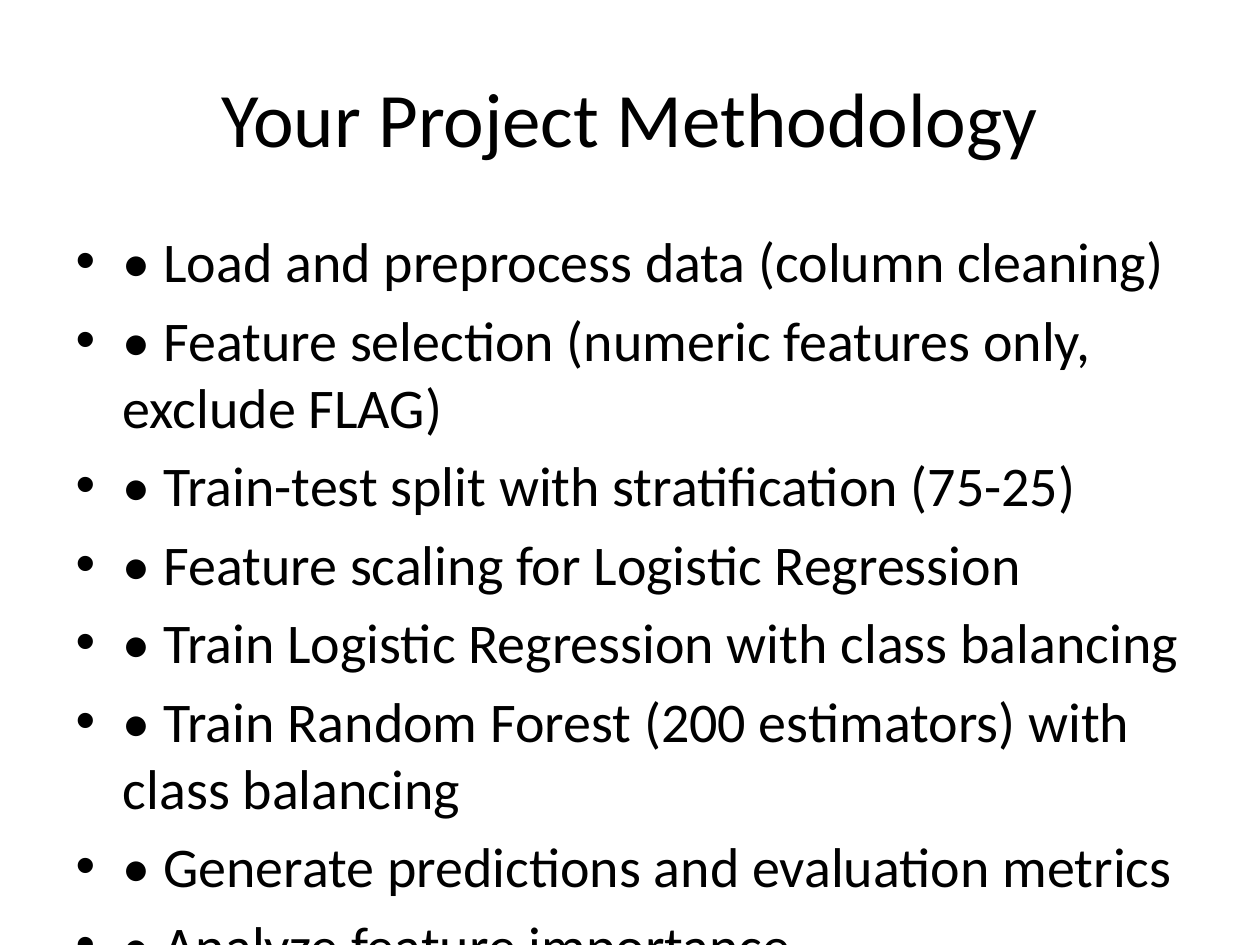
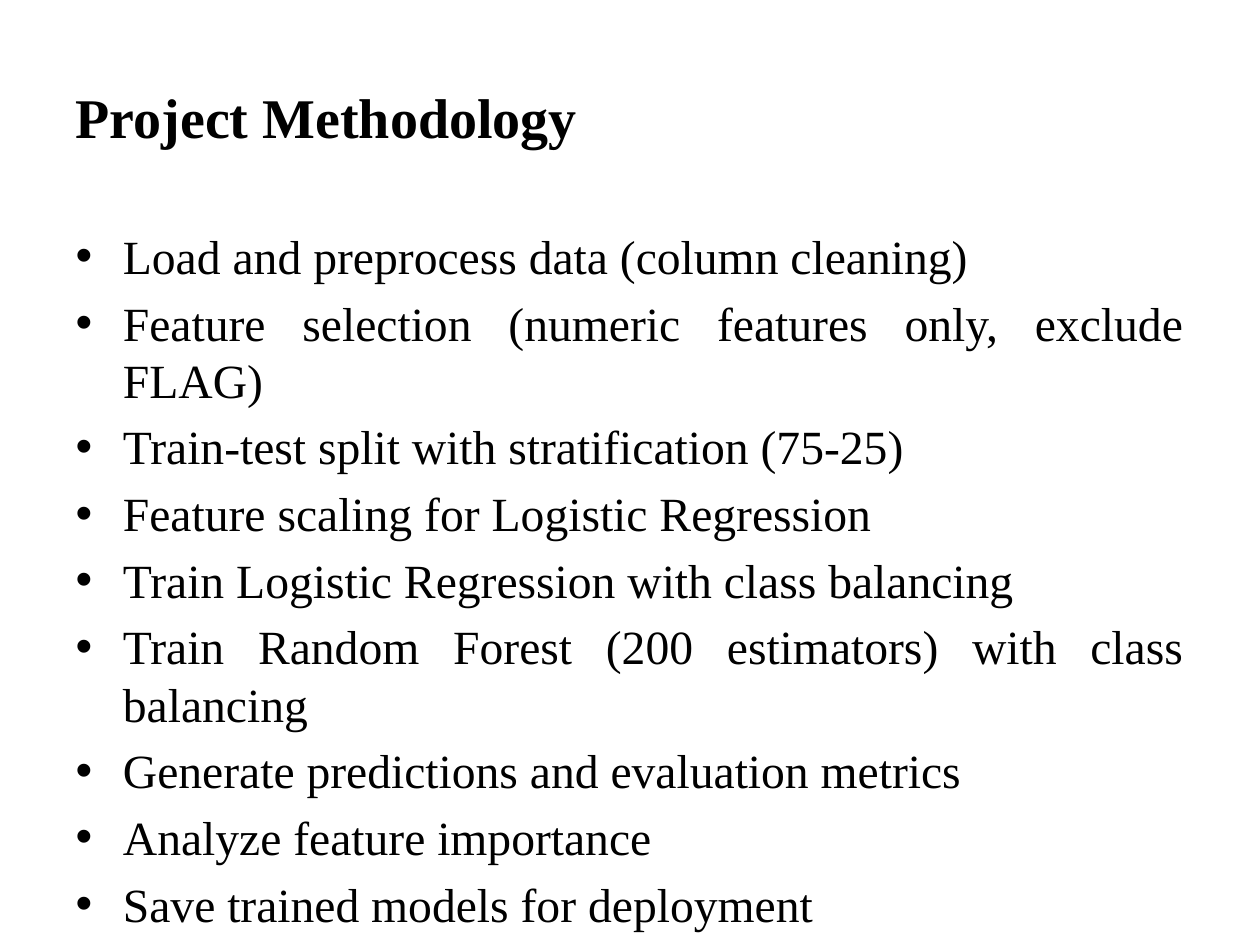
Before and after one commit to AhmadFarazWeb3Developer/Ethereum-Fraud-Detection-Using-AI, a slide deck: slide 5 of Assignment_01/Assignment_03_Presentation.pptx (slide 4 before the commit). Drawn at 1260x945 pixels with LibreOffice and Linux fonts; fonts in the diff are those of the drawing. Boxes give left, top, right and bottom in pixels: in the first picture for what was removed or moved away, otherwise in the second. Text is boxed around its words. In the diff, an @@ line names an element or a change of style, - is before the commit and + after.

Commit message:
project completed

```diff
--- a/Assignment_01/Assignment_03_Presentation.pptx
+++ b/Assignment_01/Assignment_03_Presentation.pptx
@@ title at (76,99,577,149): text changed; size 44 to 32 pt; font Calibri to Times New Roman; bold on @@
-Your Project Methodology
+Project Methodology
@@ text at (123,241,1183,865): text changed; size 32 to 27.2 pt; font Calibri to Times New Roman @@
-• • Load and preprocess data (column cleaning)
-• • Feature selection (numeric features only, exclude FLAG)
-• • Train-test split with stratification (75-25)
-• • Feature scaling for Logistic Regression
-• • Train Logistic Regression with class balancing
-• • Train Random Forest (200 estimators) with class balancing
-• • Generate predictions and evaluation metrics
-• • Analyze feature importance
-• • Save trained models for deployment
+• Load and preprocess data (column cleaning)
+• Feature selection (numeric features only, exclude FLAG)
+• Train-test split with stratification (75-25)
+• Feature scaling for Logistic Regression
+• Train Logistic Regression with class balancing
+• Train Random Forest (200 estimators) with class balancing
+• Generate predictions and evaluation metrics
+• Analyze feature importance
+• Save trained models for deployment
```
Also in this commit, not shown: 10 other slides changed, 1 slide added, 24 other files.
